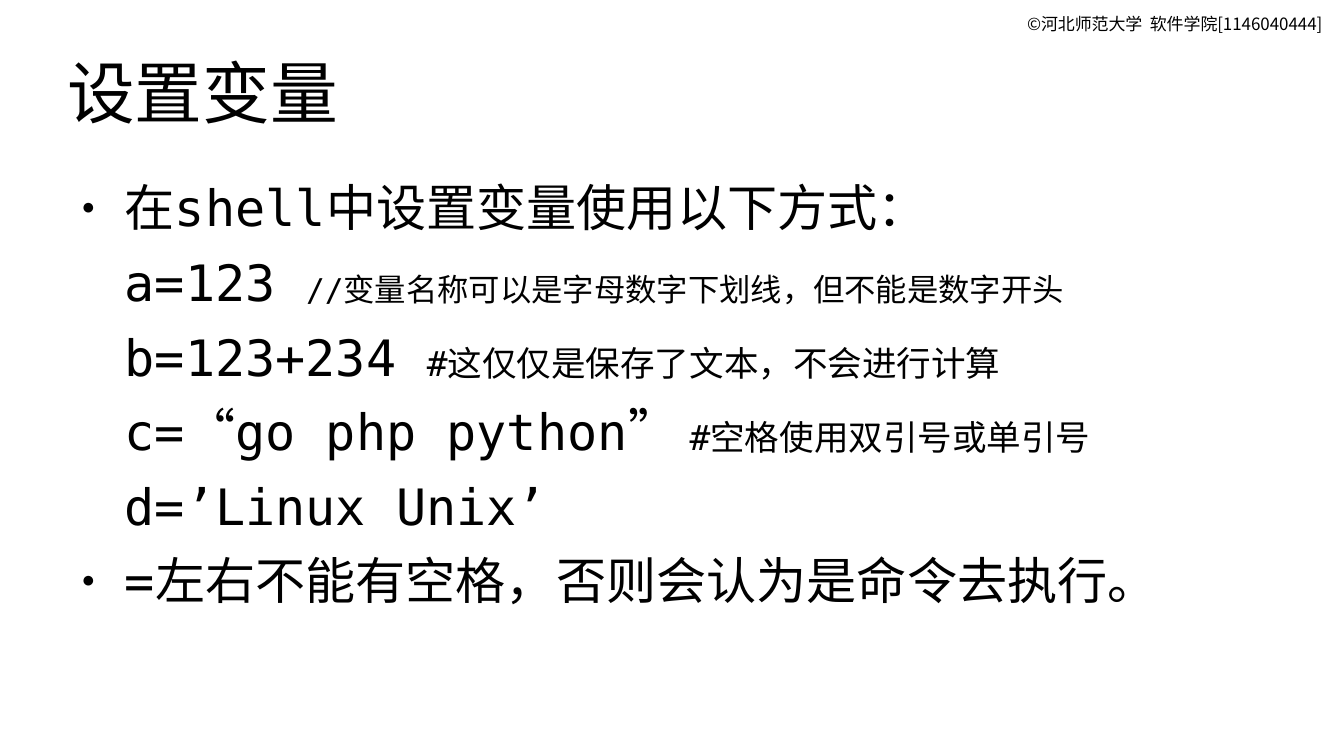
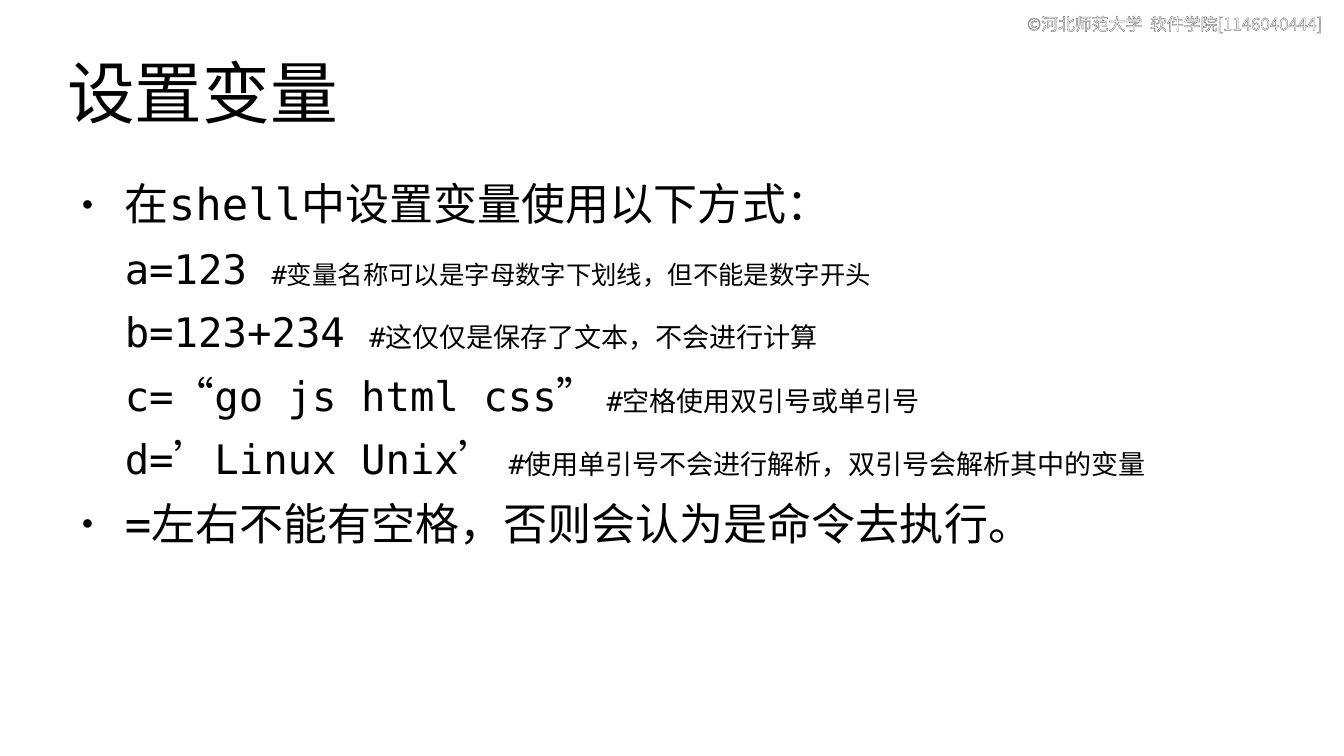
Before and after one commit to master-genius/linux-system, a slide deck: slide 14 of materials/slides/ch11-shell-script.odp (slide 13 before the commit). Drawn at 1344x756 pixels with LibreOffice and Linux fonts; fonts in the diff are those of the drawing. Boxes give left, top, right and bottom in pixels: in the first picture for what was removed or moved away, otherwise in the second. Text is boxed around its words. In the diff, an @@ line names an element or a change of style, - is before the commit and + after.

```diff
--- a/materials/slides/ch11-shell-script.odp
+++ b/materials/slides/ch11-shell-script.odp
@@ text "©河北师范大学 软件学院[1146040444]" at (x1=1027, y1=16, x2=1322, y2=34): text colour #000000 to #FFFFFF, letter outline none to #808080 0.75 pt @@
@@ text at (x1=125, y1=182, x2=1032, y2=545): size 29.6 to 26 pt in "在shell中设置变量使用以下方式：", "=左右不能有空格，否则会认为是命令去执行。"; size 29.6 to 24 pt in "b=123+234"; size 20.4 to 16 pt in "#这仅仅是保存了文本，不会进行计算" @@
@@ text at (x1=125, y1=254, x2=871, y2=287): text changed; size 18.5 to 15 pt @@
-a=123 //变量名称可以是字母数字下划线，但不能是数字开头
+a=123 #变量名称可以是字母数字下划线，但不能是数字开头
@@ text at (x1=125, y1=377, x2=1146, y2=477): text changed; size 29.6 to 16 pt @@
-c=“go php python” #空格使用双引号或单引号
-d=’Linux Unix’
+c=“go js html css” #空格使用双引号或单引号
+d=’Linux Unix’ #使用单引号不会进行解析，双引号会解析其中的变量
```
Also in this commit, not shown: 18 other slides changed, 16 slides added, 3 other files.
